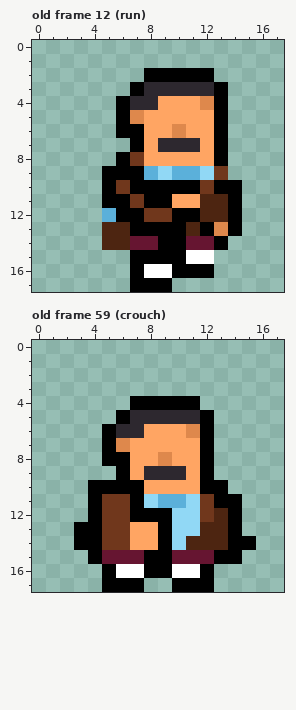
A pixel-art file gets an edit: assets/characters/hooshang/aseprite/hooshang_18px_movement.aseprite. The picture above was drawn from the file before the commit.
18x18 pixels, 81 frames. Shown: old frame 12 (run), old frame 59 (crouch). The commit also changed other frames, which this record leaves out.
Now the later version:
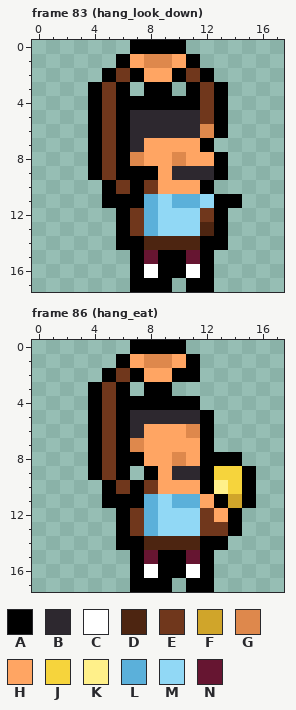
Palette (. is transparent): A #000000  B #2d282f  C #ffffff  D #4d2511  E #70371c  F #d0a52a  G #de884c  H #ffa563  J #f6d43c  K #fff08a  L #5bb0da  M #91d8f5  N #661531
A new or re-ordered frame is compared with the old frame closest to it.
Change:
frames 81 -> 88
--- frame 83 (hang_look_down) is new; against old frame 12 (run)
@@ x 0..17 @@
- 0 ..................
- 1 ..................
- 2 ........AAAAA.....
- 3 .......ABBBBBA....
- 4 ......ABBHHHGA....
- 5 ......AGHHHHHA....
- 6 ......AAHHGHHA....
- 7 .......AHBBBHA....
- 8 ......AEHHHHHA....
- 9 .....AAALMLLME....
-10 .....AEAAAAAEAA...
-11 .....AAEAAHHDDA...
-12 .....LAAEEAADDA...
-13 .....DDAAAADAGA...
-14 .....DDNNAANNA....
-15 .......AAAACC.....
-16 .......ACCAAA.....
-17 .......AAA........
+ 0 .......AAAA.......
+ 1 ......AHGGHA......
+ 2 .....AEAHHAEA.....
+ 3 ....AEA.AA.AEA....
+ 4 ....AEAAAAAAEA....
+ 5 ....AEABBBBBEA....
+ 6 ....AEABBBBBGA....
+ 7 ....AEABHHHHA.....
+ 8 ....AEAGHHGHHA....
+ 9 ....AEAAAHBBBA....
+10 .....AEAEHHHA.....
+11 .....AAALMLLMAA...
+12 ......AELMMMEA....
+13 ......AELMMMDA....
+14 ......AADDDDAA....
+15 .......ANAANA.....
+16 .......ACAACA.....
+17 .......AAA.AA.....
--- frame 86 (hang_eat) is new; against old frame 59 (crouch)
@@ x 0..17 @@
- 0 ..................
- 1 ..................
- 2 ..................
- 3 ..................
- 4 .......AAAAA......
- 5 ......ABBBBBA.....
- 6 .....ABBHHHGA.....
- 7 .....AGHHHHHA.....
- 8 .....AAHHGHHA.....
- 9 ......AHBBBHA.....
-10 ....AAAAHHHHAA....
-11 ....AEEAMLLMEAA...
-12 ....AEEAAAMMEDA...
-13 ...AAEEHHAMMDDA...
-14 ...AAEEHHAMDDDAA..
-15 ....ANNNAANNNAA...
-16 .....ACCAACCA.....
-17 .....AAA..AAA.....
+ 0 .......AAAA.......
+ 1 ......AHGGHA......
+ 2 .....AEAHHAA......
+ 3 ....AEA.AA........
+ 4 ....AEAAAAAA......
+ 5 ....AEABBBBBA.....
+ 6 ....AEABHHHGA.....
+ 7 ....AEAGHHHHA.....
+ 8 ....AEAAHHGHAAA...
+ 9 ....AEA.AHBBAJJA..
+10 .....AEAEHHHAKJA..
+11 .....AAALMLLHAFA..
+12 ......AELMMMEHA...
+13 ......AELMMMEEA...
+14 ......AADDDDAA....
+15 .......ANAANA.....
+16 .......ACAACA.....
+17 .......AAA.AA.....
Pixel boxes of the changes (left, top, right, bottom) in both pictures:
changed: (88, 40, 242, 292)
changed: (74, 340, 256, 592)
